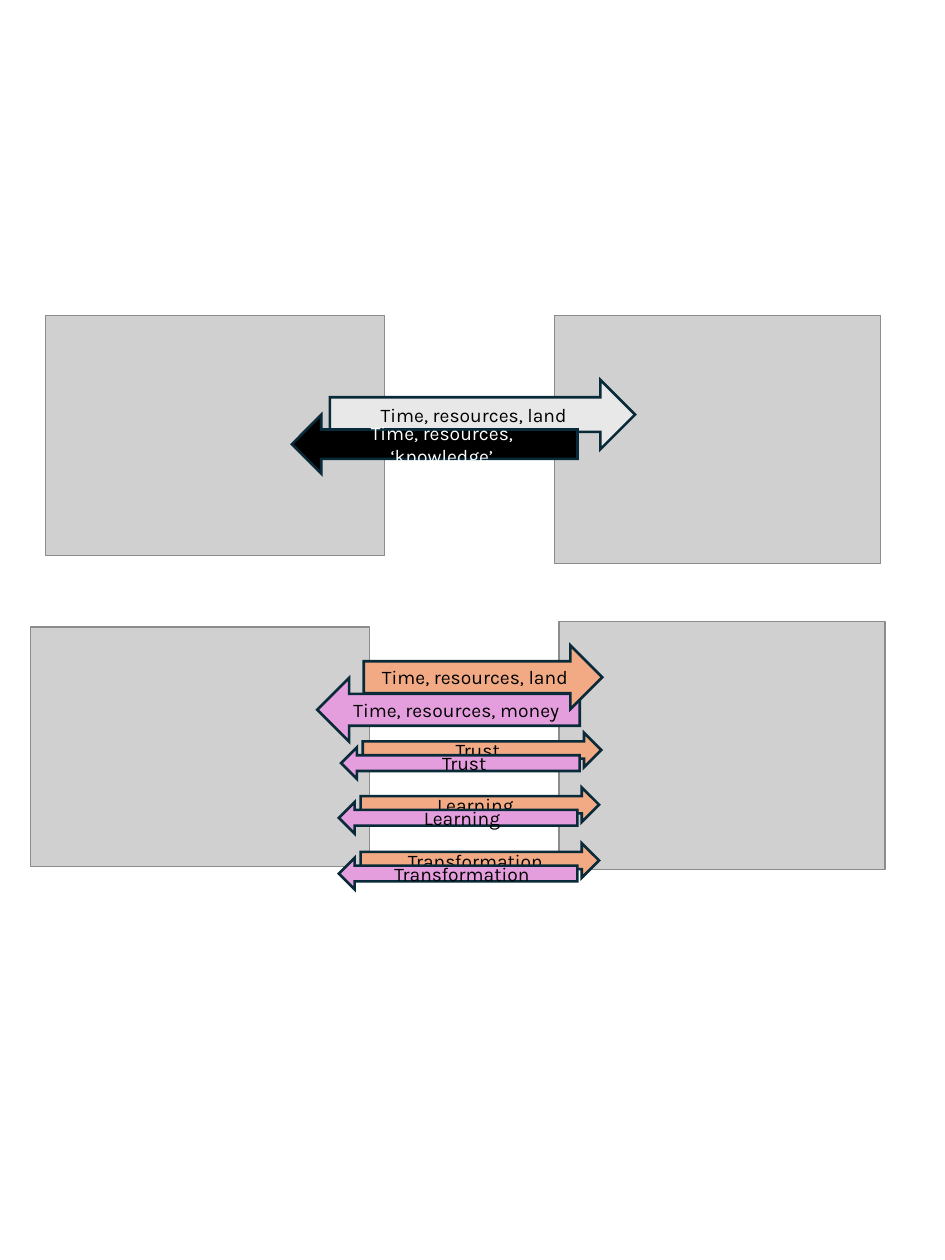
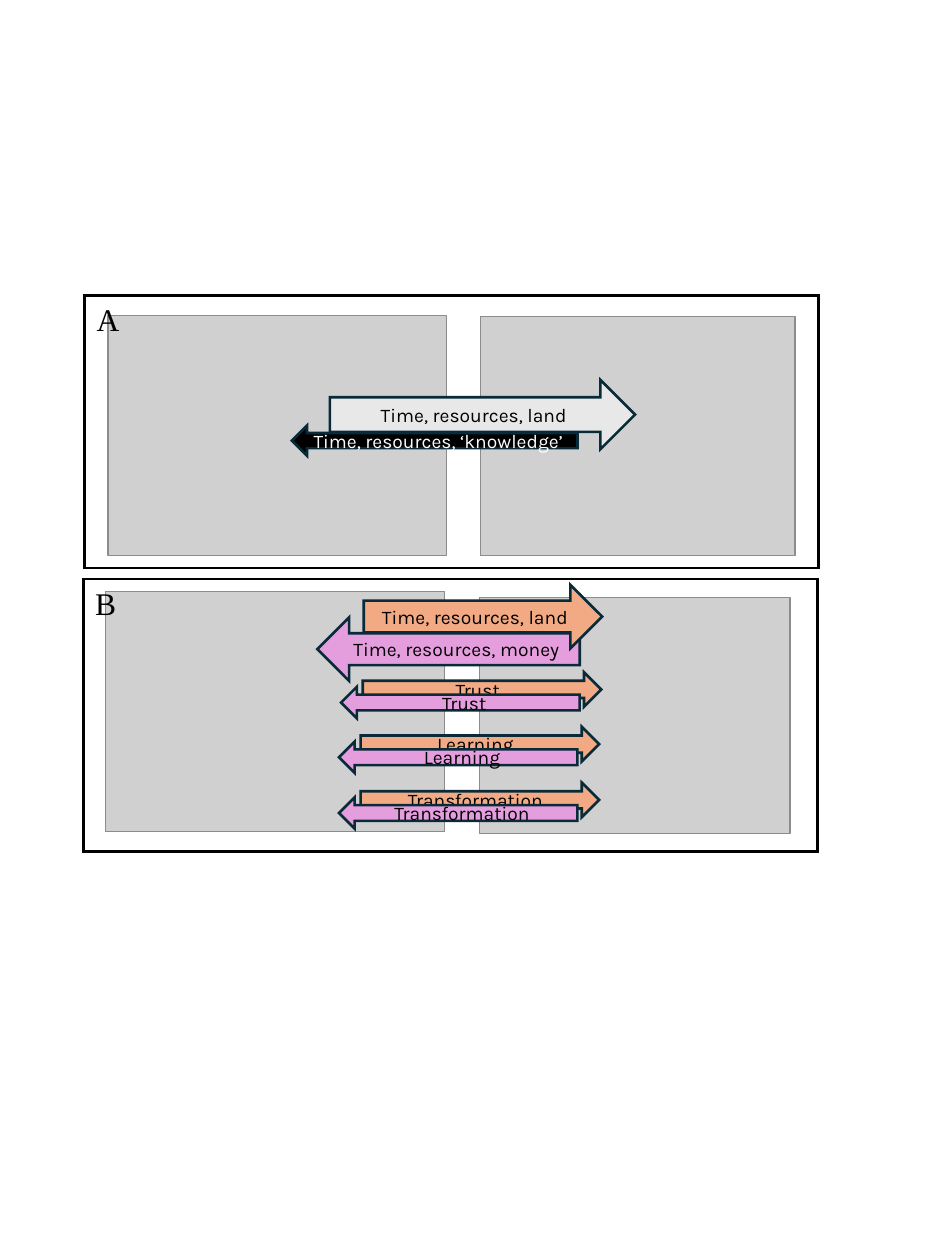
Before and after one commit to vanichols/ghproj_datafemism, a slide deck: slide 1 of farmer-exchange-fig.pptx. Drawn at 945x1260 pixels with LibreOffice and Linux fonts; fonts in the diff are those of the drawing; grey boxes stand for pictures. Boxes give left, top, right and bottom in pixels: in the first picture for what was removed or moved away, otherwise in the second. Text is boxed around its words. In the diff, an @@ line names an element or a change of style, - is before the commit and + after.

```diff
--- a/farmer-exchange-fig.pptx
+++ b/farmer-exchange-fig.pptx
@@ picture: place and size @@
-picture at (45,316,384,556)
+picture at (108,316,447,556)
@@ picture: place and size @@
-picture at (554,316,881,563)
+picture at (480,316,795,556)
@@ left arrow "Time, resources, ‘knowledge’": place and size @@
-left arrow "Time, resources, ‘knowledge’" at (292,415,578,474)
+left arrow "Time, resources, ‘knowledge’" at (292,426,578,456)
@@ group added at (83,296,819,850): 2 rectangles, 2 texts @@
+A
+B
@@ picture: place and size @@
-picture at (30,627,369,867)
+picture at (106,592,445,832)
@@ picture: place and size @@
-picture at (559,621,886,868)
+picture at (480,597,790,833)
@@ 4 left arrows, 4 right arrows: place and size @@
-4 left arrows, 4 right arrows at (318,645,602,890)
+4 left arrows, 4 right arrows at (318,585,602,829)
```
Also in this commit, not shown: 3 other files.
